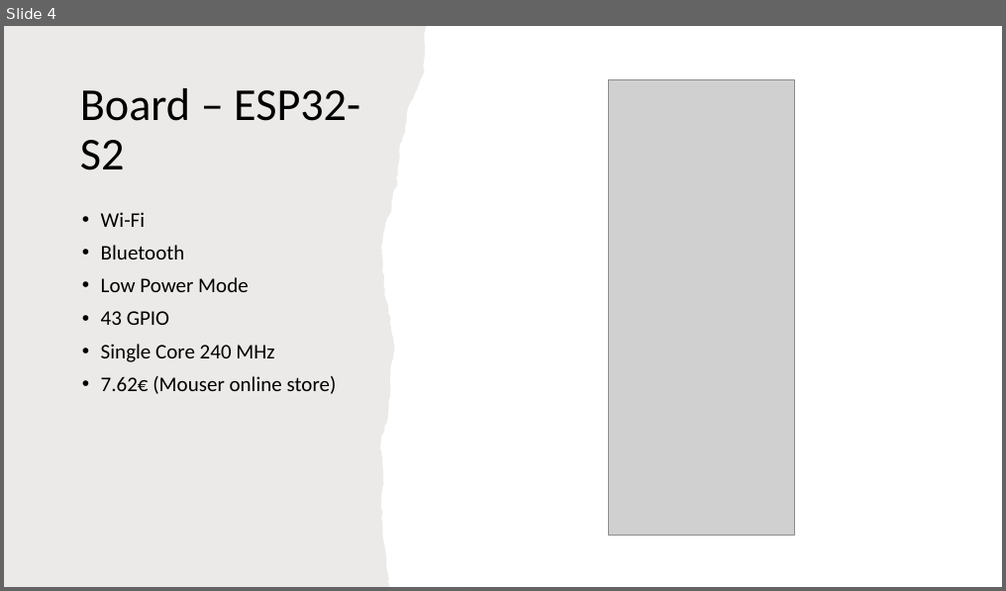
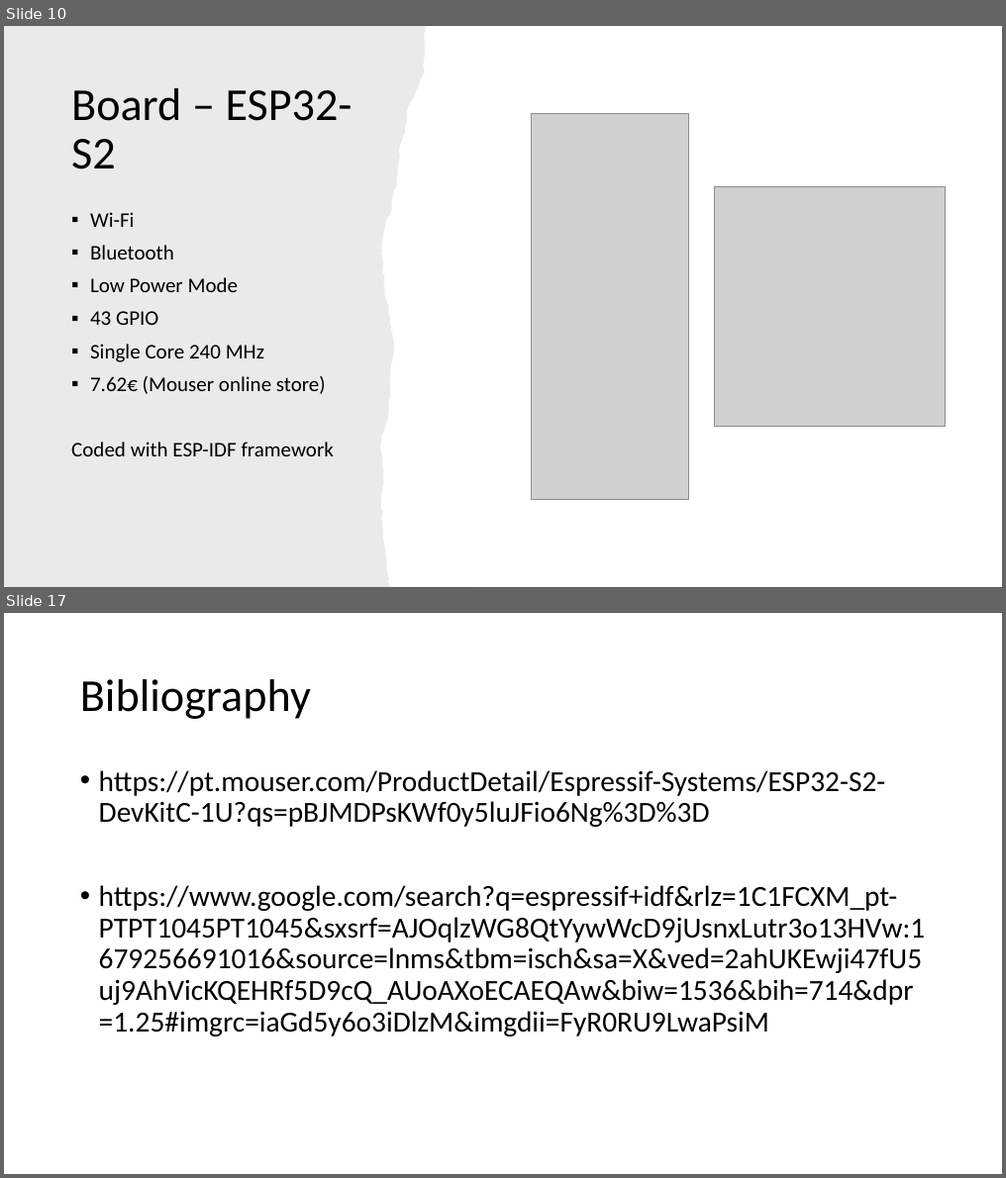
Before and after one commit to MiguelRocha2001/PS-Monitor-IoT-System, a slide deck: Presentation/Presentation.pptx. Shown one above the other, each under a label of ours: slide 4 before the commit, slides 10 and 17 after it; the slides between them are not shown. The pictures are 1006x591 and 1006x1178 pixels, drawn with LibreOffice and Linux fonts; fonts in the diff are those of the drawing; grey boxes stand for pictures. Boxes give left, top, right and bottom in pixels: in the first picture for what was removed or moved away, otherwise in the second. Text is boxed around its words. In the diff, an @@ line names an element or a change of style, - is before the commit and + after.

```diff
--- a/Presentation/Presentation.pptx
+++ b/Presentation/Presentation.pptx
@@ slide 17 added at (4,613,1002,1174), background #FFFFFF @@
@@ title added at (80,679,311,719), 44 pt, text #000000 @@
+Bibliography
@@ text added at (99,770,926,1037), 28 pt, text #000000 @@
+• https://pt.mouser.com/ProductDetail/Espressif-Systems/ESP32-S2-DevKitC-1U?qs=pBJMDPsKWf0y5luJFio6Ng%3D%3D
+• https://www.google.com/search?q=espressif+idf&rlz=1C1FCXM_pt-PTPT1045PT1045&sxsrf=AJOqlzWG8QtYywWcD9jUsnxLutr3o13HVw:1679256691016&source=lnms&tbm=isch&sa=X&ved=2ahUKEwji47fU5uj9AhVicKQEHRf5D9cQ_AUoAXoECAEQAw&biw=1536&bih=714&dpr=1.25#imgrc=iaGd5y6o3iDlzM&imgdii=FyR0RU9LwaPsiM
@@ what was slide 4 is now slide 10 @@
@@ slide 10 changed as well @@
@@ title "Board – ESP32-S2": place and size @@
-title "Board – ESP32-S2" at (80,88,360,171)
+title "Board – ESP32-S2" at (71,88,352,170)
@@ picture: place and size @@
-picture at (608,79,795,535)
+picture at (531,113,689,499)
@@ picture added at (715,187,945,427) @@
@@ text "Wi-Fi": place and size @@
-text "Wi-Fi" at (101,212,337,394)
+text "Wi-Fi" at (71,212,334,457)
@@ text at (90,212,326,394): bullet • to ▪ @@
@@ text at (71,442,334,457): paragraph added @@
+Coded with ESP-IDF framework
```
Also in this commit, not shown: 2 other slides changed, 13 other slides added, 20 other files.
